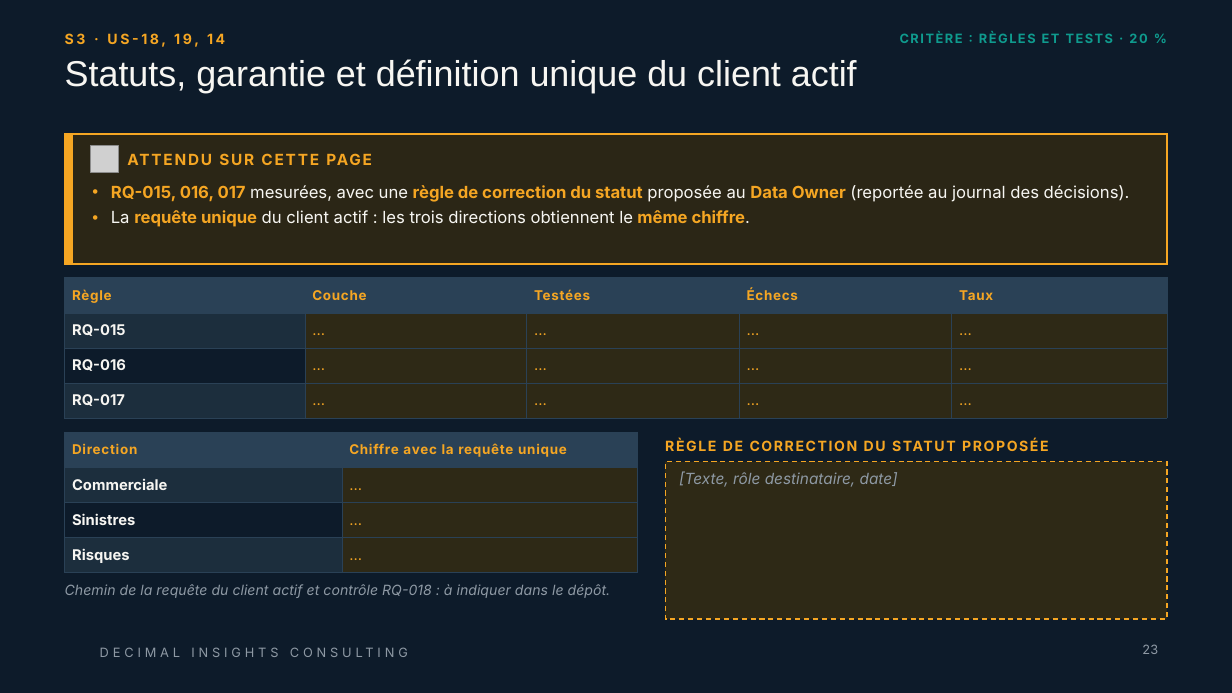
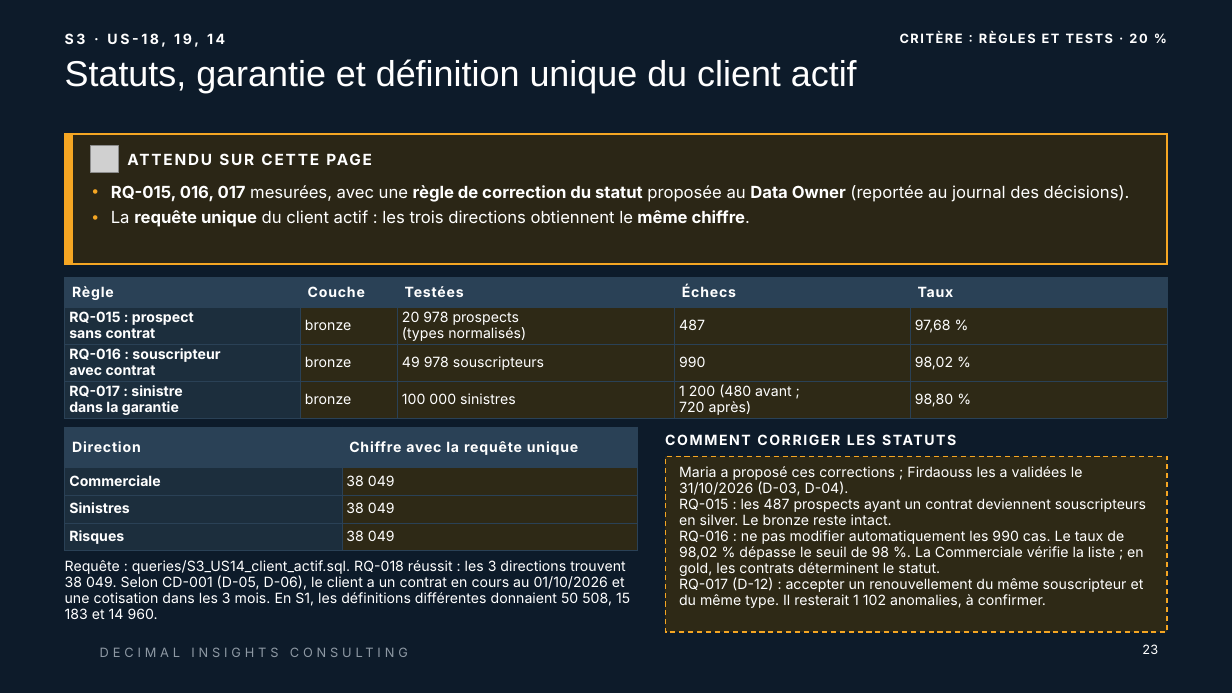
Before and after one commit to ruthabebeneg/td-qualite-g02, a slide deck: slide 23 of livrables/Livrable_Groupe_TD_AssurConnect.pptx. Drawn at 1232x693 pixels with LibreOffice and Linux fonts; fonts in the diff are those of the drawing; grey boxes stand for pictures; background and template pictures are left out. Boxes give left, top, right and bottom in pixels: in the first picture for what was removed or moved away, otherwise in the second. Text is boxed around its words. In the diff, an @@ line names an element or a change of style, - is before the commit and + after.

Commit message:
S3: compléter le PowerPoint du livrable et le journal des décisions

```diff
--- a/livrables/Livrable_Groupe_TD_AssurConnect.pptx
+++ b/livrables/Livrable_Groupe_TD_AssurConnect.pptx
@@ text "S3 · US-18, 19, 14" at (x1=65, y1=33, x2=225, y2=47): text colour #F5A623 to #FFFFFF @@
@@ text "CRITÈRE : RÈGLES ET TESTS ..." at (x1=900, y1=32, x2=1147, y2=43): text colour #0F9B8E to #FFFFFF @@
@@ text "ATTENDU SUR CETTE PAGE" at (x1=128, y1=146, x2=867, y2=172): text colour #F5A623 to #FFFFFF @@
@@ text "RQ-015, 016, 017 mesurées, avec ..." at (x1=111, y1=185, x2=1130, y2=227): text colour #F5A623 to #FFFFFF in "RQ-015, 016, 017 règle de correction du ...", "requête unique même chiffre."; text colour #F7F6F2 to #FFFFFF in "mesurées, avec une proposée au (reportée au ...", "La du client actif : les trois ..." @@
@@ table at (x1=65, y1=278, x2=1167, y2=419) @@
-row 2: RQ-015 | … | … | … | …
+row 2: RQ-015 : prospect / sans contrat | bronze | 20 978 prospects / (types normalisés) | 487 | 97,68 %
-row 3: RQ-016 | … | … | … | …
+row 3: RQ-016 : souscripteur / avec contrat | bronze | 49 978 souscripteurs | 990 | 98,02 %
-row 4: RQ-017 | … | … | … | …
+row 4: RQ-017 : sinistre / dans la garantie | bronze | 100 000 sinistres | 1 200 (480 avant ; / 720 après) | 98,80 %
@@ fill #0D1B2A to #1C2E3D in row 3, column 1 @@
@@ size 10.5 to 11 pt, text colour #F5A623 to #FFFFFF in "Règle", "Couche", "Testées", "Échecs" and 1 more places @@
@@ table at (x1=65, y1=427, x2=638, y2=551) @@
-row 2, column 2: …
+row 2, column 2: 38 049
-row 3, column 2: …
+row 3, column 2: 38 049
-row 4, column 2: …
+row 4, column 2: 38 049
@@ fill #0D1B2A to #1C2E3D in row 3, column 1 @@
@@ size 10.5 to 11 pt, text colour #F5A623 to #FFFFFF in "Direction", "Chiffre avec la requête unique" @@
@@ size 11.5 to 11 pt, text colour #F7F6F2 to #FFFFFF in "Commerciale", "Sinistres", "Risques" @@
@@ line spacing 1 to 12.5pt @@
@@ table resized from (x1=65, y1=433, x2=638, y2=573) to (x1=65, y1=427, x2=638, y2=551) @@
@@ text at (x1=665, y1=427, x2=1167, y2=453): text changed; text colour #F5A623 to #FFFFFF @@
-RÈGLE DE CORRECTION DU STATUT PROPOSÉE
+COMMENT CORRIGER LES STATUTS
@@ rectangle "Maria a proposé ces corrections ..." resized from (x1=665, y1=462, x2=1167, y2=619) to (x1=665, y1=457, x2=1167, y2=632) @@
@@ text in rectangle at (x1=679, y1=466, x2=1146, y2=608): text changed; size 12 to 11 pt; text colour #8E99A4 to #FFFFFF; italic off @@
-[Texte, rôle destinataire, date]
+Maria a proposé ces corrections ; Firdaouss les a validées le 31/10/2026 (D-03, D-04).
+RQ-015 : les 487 prospects ayant un contrat deviennent souscripteurs en silver. Le bronze reste intact.
+RQ-016 : ne pas modifier automatiquement les 990 cas. Le taux de 98,02 % dépasse le seuil de 98 %. La Commerciale vérifie la liste ; en gold, les contrats déterminent le statut.
+RQ-017 (D-12) : accepter un renouvellement du même souscripteur et du même type. Il resterait 1 102 anomalies, à confirmer.
@@ text at (x1=65, y1=560, x2=630, y2=619): text changed; text colour #8E99A4 to #FFFFFF; italic off @@
-Chemin de la requête du client actif et contrôle RQ-018 : à indiquer dans le dépôt.
+Requête : queries/S3_US14_client_actif.sql. RQ-018 réussit : les 3 directions trouvent 38 049. Selon CD-001 (D-05, D-06), le client a un contrat en cours au 01/10/2026 et une cotisation dans les 3 mois. En S1, les définitions différentes donnaient 50 508, 15 183 et 14 960.
@@ page number at (x1=1142, y1=644, x2=1158, y2=654): text colour #8E99A4 to #FFFFFF @@
```
Also in this commit, not shown: 47 other slides changed, 2 slides added.
